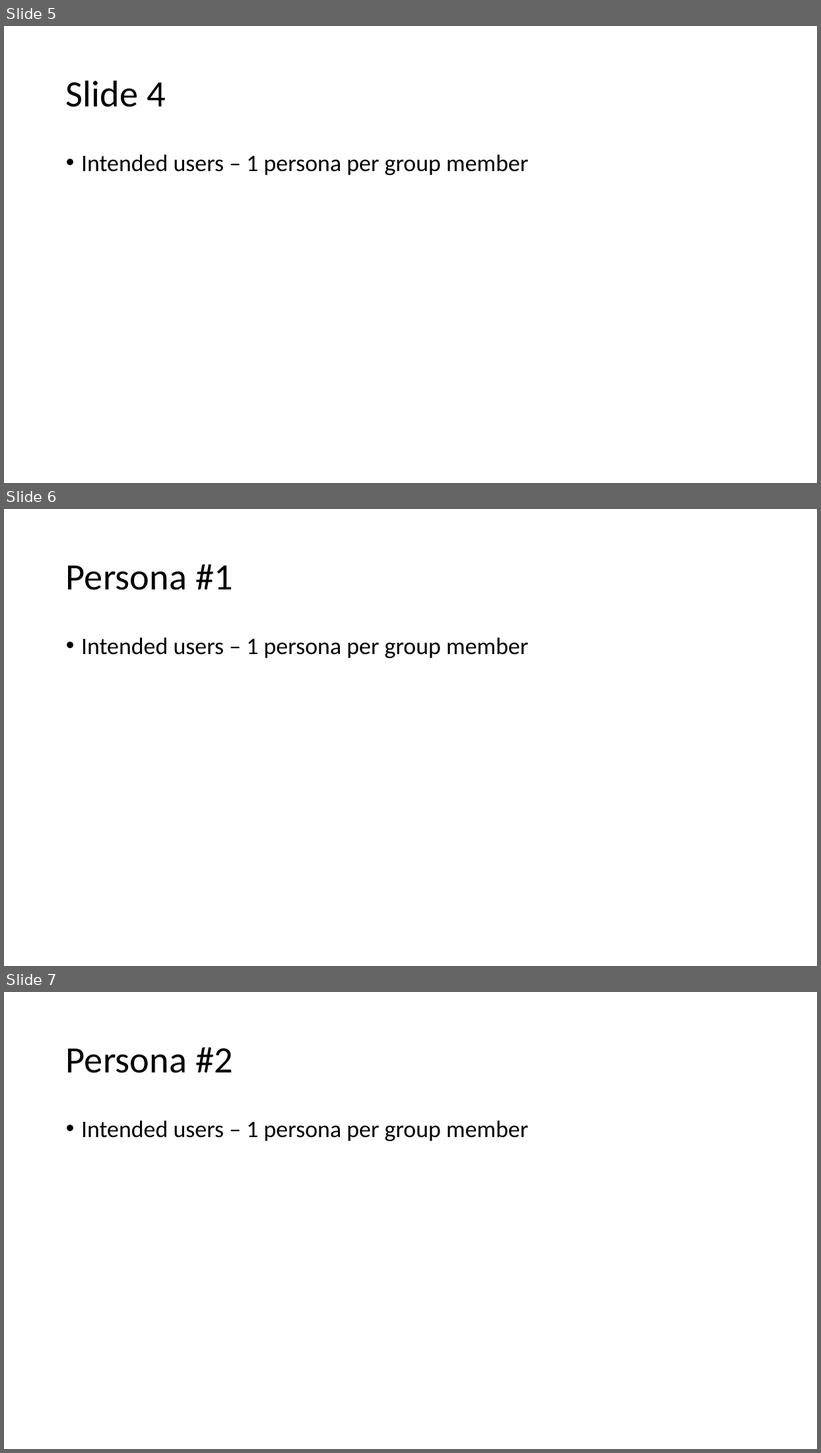
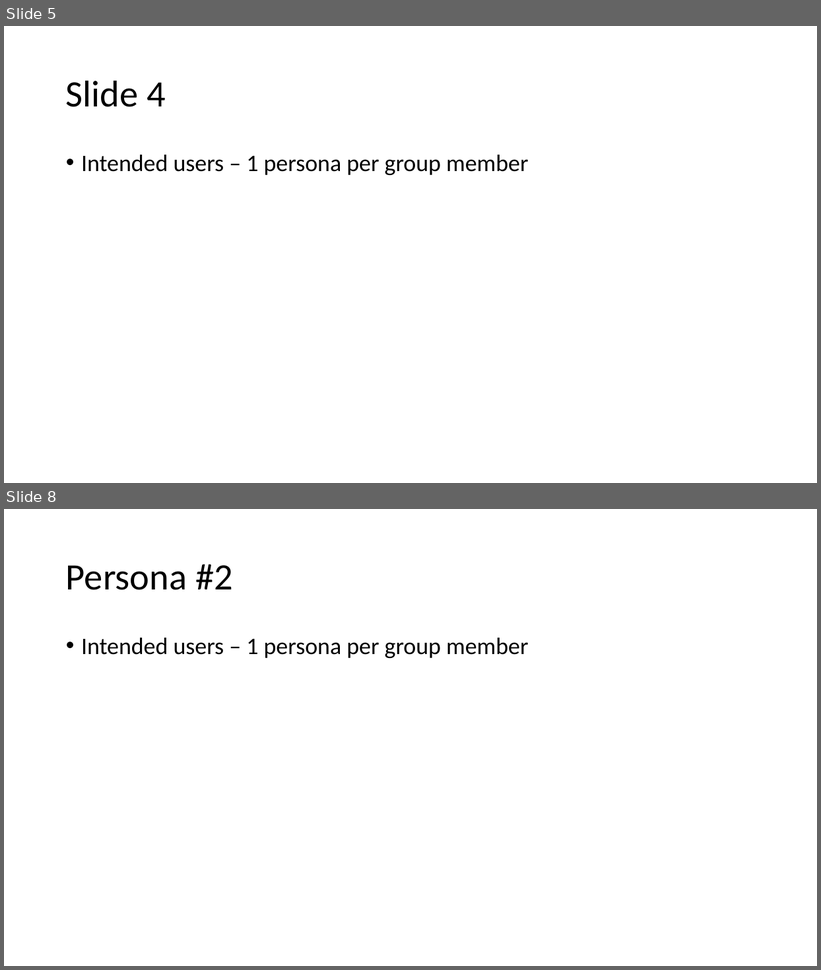
Before and after one commit to benkelly2/KV6002, a slide deck: KV6002_21 TOR Presentation.pptx. Shown one above the other, each under a label of ours: slides 5, 6 and 7 before the commit, slides 5 and 8 after it; the slides between them are not shown. The pictures are 821x1453 and 821x970 pixels, drawn with LibreOffice and Linux fonts; fonts in the diff are those of the drawing. Boxes give left, top, right and bottom in pixels: in the first picture for what was removed or moved away, otherwise in the second. Text is boxed around its words. In the diff, an @@ line names an element or a change of style, - is before the commit and + after.

Commit message:
Persona template added

```diff
--- a/KV6002_21 TOR Presentation.pptx
+++ b/KV6002_21 TOR Presentation.pptx
@@ slide 6 removed at box(4, 509, 817, 966), background #FFFFFF @@
@@ title removed at box(66, 564, 233, 590) @@
-Persona #1
@@ text removed at box(81, 638, 528, 658) @@
-• Intended users – 1 persona per group member
@@ what was slide 7 is now slide 8 @@
```
Also in this commit, not shown: 3 slides changed, 2 slides added.
